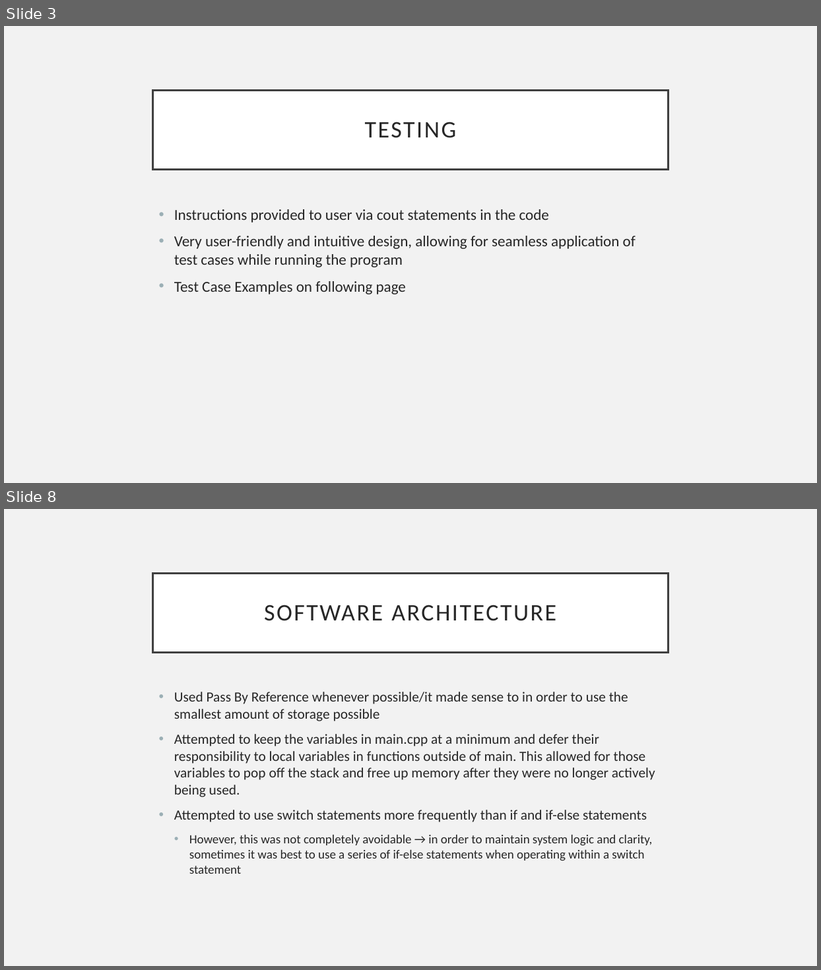
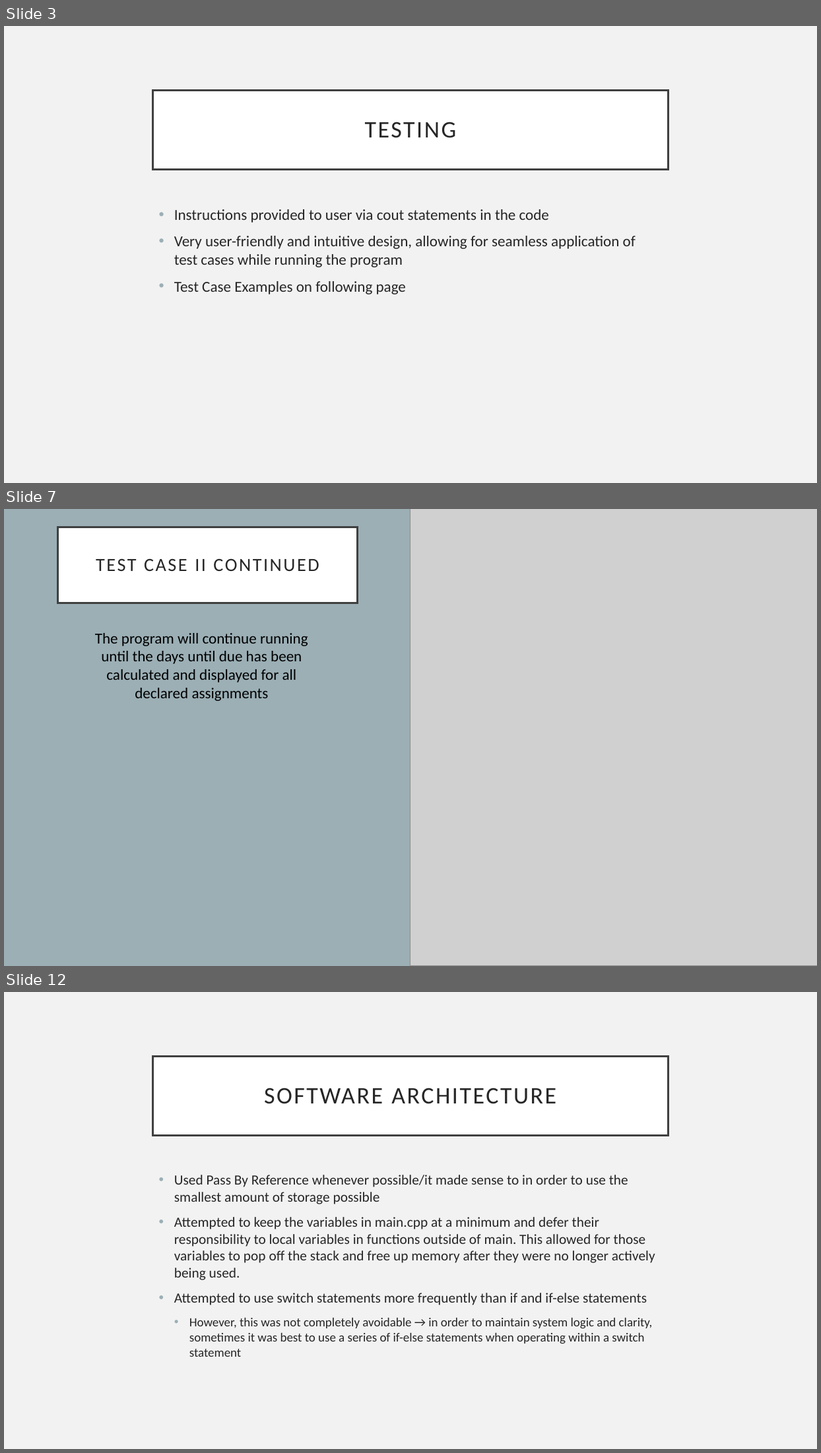
Before and after one commit to kylawilson/EC327FinalProject, a slide deck: doc/ProjectArchitecture.pptx. Shown one above the other, each under a label of ours: slides 3 and 8 before the commit, slides 3, 7 and 12 after it; the slides between them are not shown. The pictures are 821x970 and 821x1453 pixels, drawn with LibreOffice and Linux fonts; fonts in the diff are those of the drawing; grey boxes stand for pictures. Boxes give left, top, right and bottom in pixels: in the first picture for what was removed or moved away, otherwise in the second. Text is boxed around its words. In the diff, an @@ line names an element or a change of style, - is before the commit and + after.

```diff
--- a/doc/ProjectArchitecture.pptx
+++ b/doc/ProjectArchitecture.pptx
@@ slide 7 added at (x1=4, y1=509, x2=817, y2=966), background #F2F2F2 @@
@@ rectangle added at (x1=4, y1=509, x2=411, y2=966), fill #9BAFB5 @@
@@ title added at (x1=57, y1=527, x2=358, y2=603), fill #FFFFFF, outline #404040 2.5 pt, 22 pt, text #262626 @@
+TEST CASE II CONTINUED
@@ picture added at (x1=411, y1=509, x2=817, y2=966) @@
@@ text added at (x1=95, y1=633, x2=308, y2=701), 18 pt, text #000000 @@
+The program will continue running until the days until due has been calculated and displayed for all declared assignments
@@ what was slide 8 is now slide 12 @@
```
Also in this commit, not shown: 7 other slides added, 4 slides removed.
